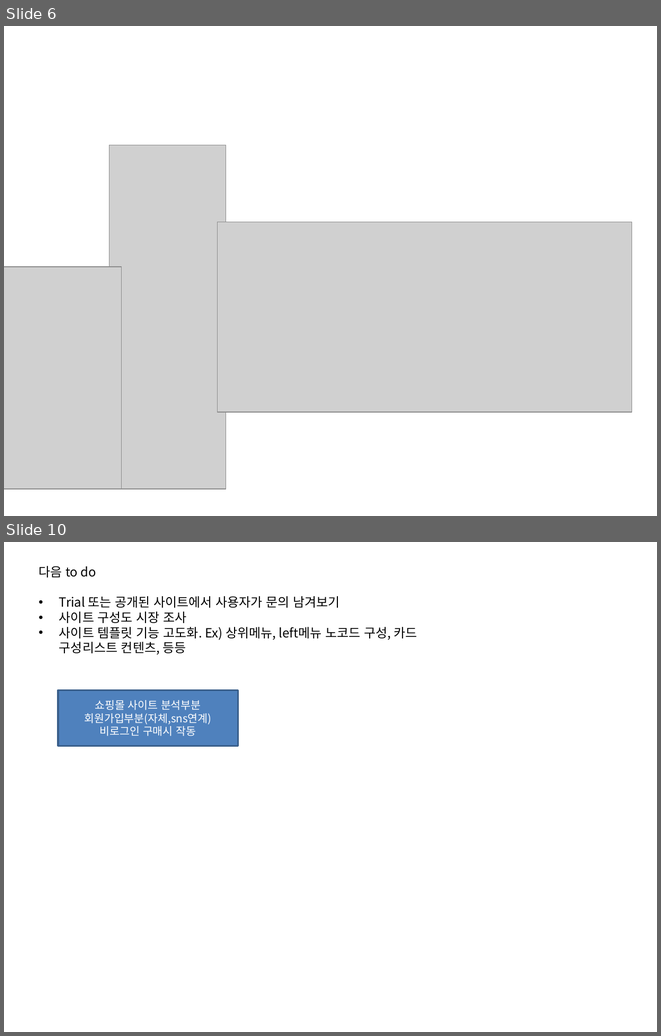
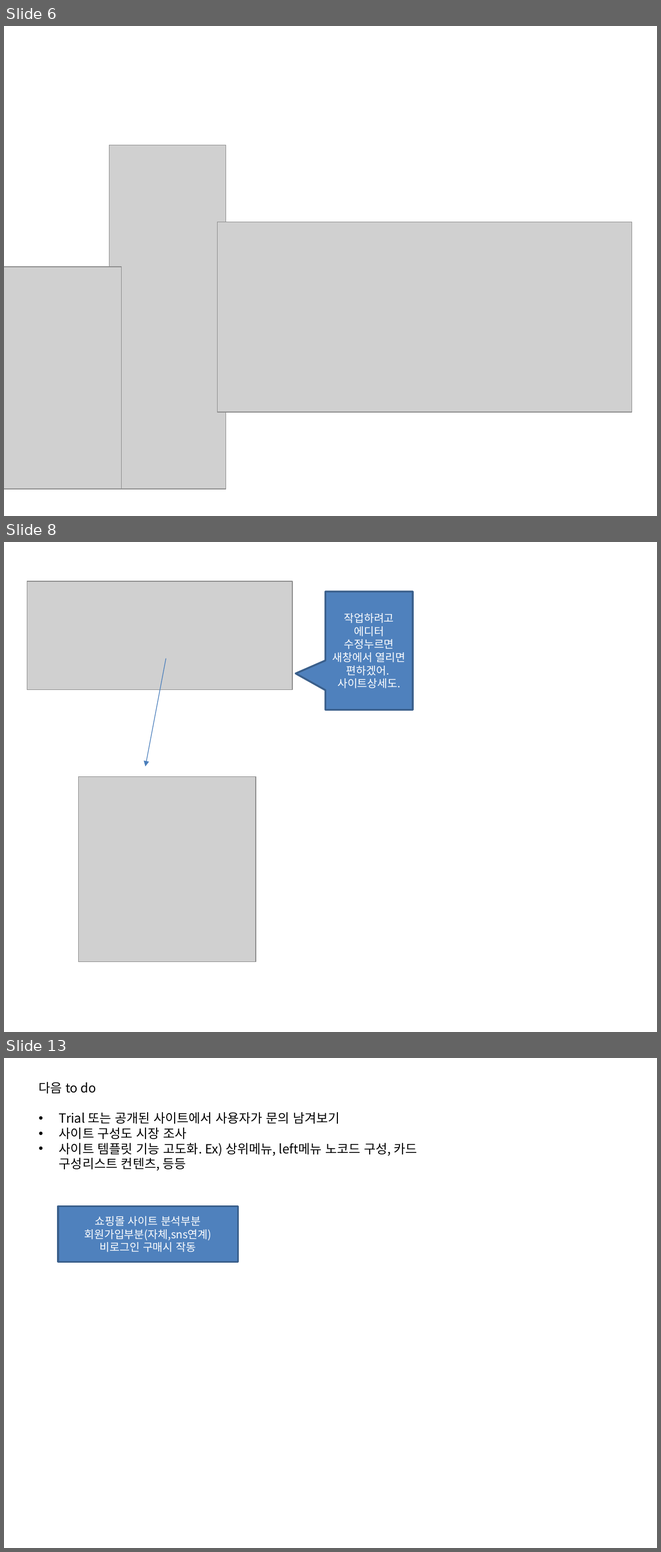
Before and after one commit to oksusoo1/homepageDev, a slide deck: My-plaform기획2.pptx. Shown one above the other, each under a label of ours: slides 6 and 10 before the commit, slides 6, 8 and 13 after it; the slides between them are not shown. The pictures are 661x1036 and 661x1552 pixels, drawn with LibreOffice and Linux fonts; fonts in the diff are those of the drawing; grey boxes stand for pictures. Boxes give left, top, right and bottom in pixels: in the first picture for what was removed or moved away, otherwise in the second. Text is boxed around its words. In the diff, an @@ line names an element or a change of style, - is before the commit and + after.

```diff
--- a/My-plaform기획2.pptx
+++ b/My-plaform기획2.pptx
@@ slide 8 added at [4, 542, 657, 1032], background #FFFFFF @@
@@ picture added at [27, 581, 292, 689] @@
@@ speech box added at [325, 592, 413, 710], fill #4F81BD, outline #3A5F8C 2 pt, 12 pt, text #FFFFFF @@
+작업하려고 에디터 수정누르면 새창에서 열리면 편하겠어.
+사이트상세도.
@@ arrow added from (166, 658) to (146, 767), #4B7EBC 0.75 pt @@
@@ picture added at [78, 776, 256, 961] @@
@@ what was slide 10 is now slide 13 @@
```
Also in this commit, not shown: 2 other slides added, 12 other files.
